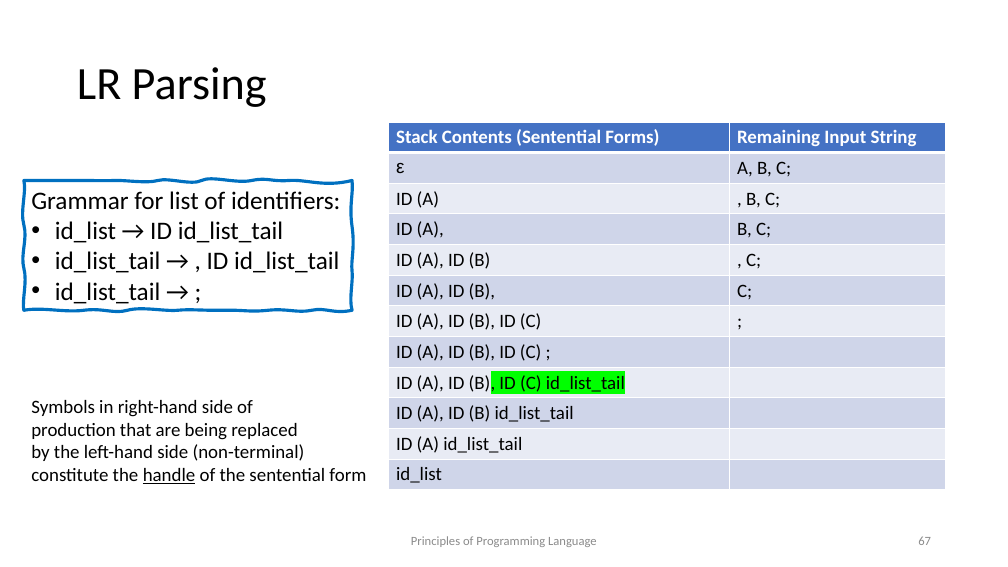
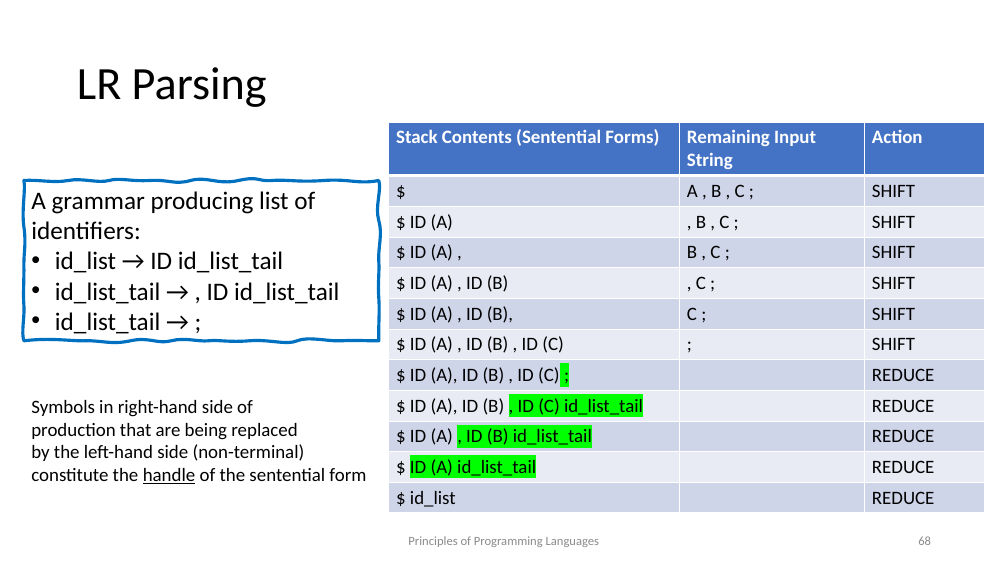
Before and after one commit to kongm/pl-design, a slide deck: slide 68 of syntax.pptx (slide 67 before the commit). Drawn at 1008x567 pixels with LibreOffice and Linux fonts; fonts in the diff are those of the drawing. Boxes give left, top, right and bottom in pixels: in the first picture for what was removed or moved away, otherwise in the second. Text is boxed around its words. In the diff, an @@ line names an element or a change of style, - is before the commit and + after.

```diff
--- a/syntax.pptx
+++ b/syntax.pptx
@@ table at [389, 122, 985, 512] @@
-column 1: Stack Contents (Sentential Forms) | ε | ID (A) | ID (A), | ID (A), ID (B) | ID (A), ID (B), | ID (A), ID (B), ID (C) | ID (A), ID (B), ID (C) ; | ID (A), ID (B), ID (C) id_list_tail | ID (A), ID (B) id_list_tail | ID (A) id_list_tail | id_list
-column 2: Remaining Input String | A, B, C; | , B, C; | B, C; | , C; | C; | ; |  |  |  |  | 
+column 1: Stack Contents (Sentential Forms) | $ | $ ID (A) | $ ID (A) , | $ ID (A) , ID (B) | $ ID (A) , ID (B), | $ ID (A) , ID (B) , ID (C) | $ ID (A), ID (B) , ID (C) ; | $ ID (A), ID (B) , ID (C) id_list_tail | $ ID (A) , ID (B) id_list_tail | $ ID (A) id_list_tail | $ id_list
+column 2: Remaining Input String | A , B , C ; | , B , C ; | B , C ; | , C ; | C ; | ; |  |  |  |  | 
+column 3: Action | SHIFT | SHIFT | SHIFT | SHIFT | SHIFT | SHIFT | REDUCE | REDUCE | REDUCE | REDUCE | REDUCE
@@ table: place and size @@
-table at [389, 122, 946, 490]
+table at [389, 122, 985, 512]
@@ freeform shape "A grammar producing list of ...": place and size @@
-freeform shape "A grammar producing list of ..." at [24, 181, 352, 311]
+freeform shape "A grammar producing list of ..." at [24, 181, 379, 341]
@@ text in freeform shape at [31, 191, 315, 240]: text changed @@
-Grammar for list of identifiers:
+A grammar producing list of identifiers:
@@ text at [408, 536, 599, 547]: text changed @@
-Principles of Programming Language
+Principles of Programming Languages
@@ page number at [918, 536, 931, 545]: text changed @@
-67
+68
```
Also in this commit, not shown: 75 other slides changed, 3 slides added, 1 other file.
